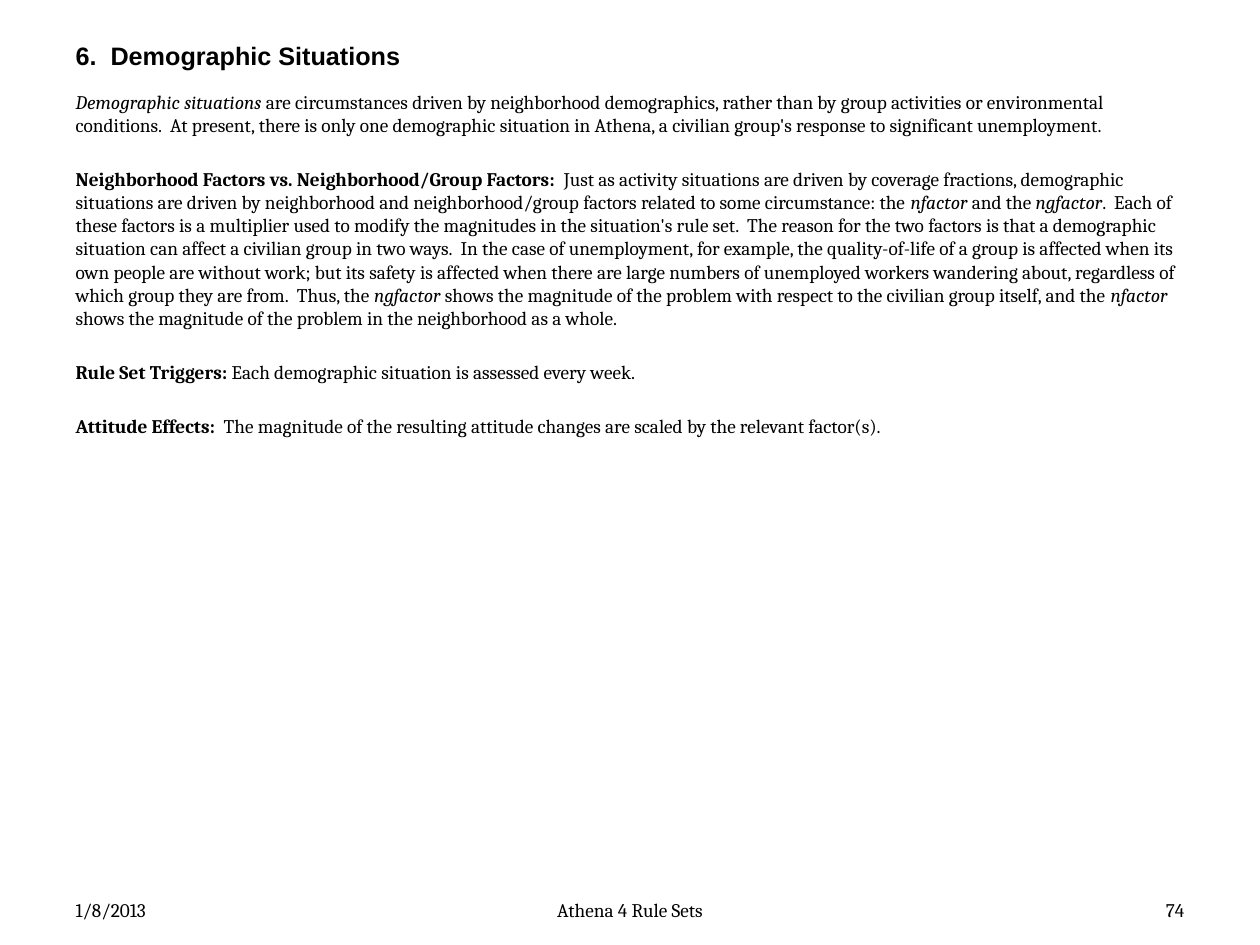
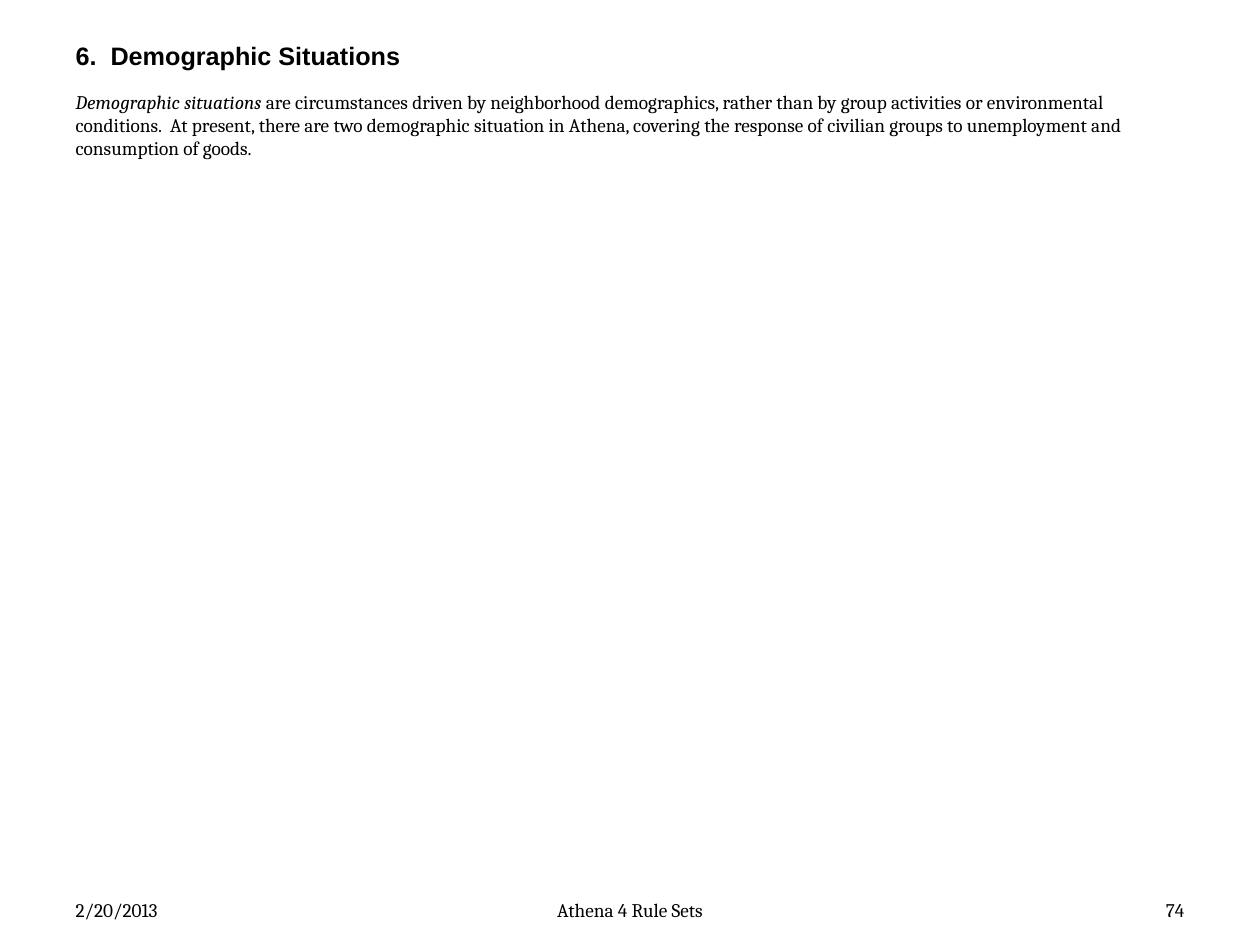
Before and after one commit to AthenaModel/athena-legacy, a slide deck: slide 74 of docs/dev/rules.pptx. Drawn at 1260x945 pixels with LibreOffice and Linux fonts; fonts in the diff are those of the drawing. Boxes give left, top, right and bottom in pixels: in the first picture for what was removed or moved away, otherwise in the second. Text is boxed around its words. In the diff, an @@ line names an element or a change of style, - is before the commit and + after.

Commit message:
Fixed Bug #{3889}
* Added the CONSUMP rule set to the rules document, and simplified the
  UNEMP rule set in the rules document.
* Updated [demog econstat] to compute employment, actual and expected
  levels of consumption, and the poverty fraction.
* Updated the Econ/Groups browser to display the ELOC, ALOC, RLOC, and
  poverty fraction; and removed the UPC and UAF because we won't be using
  them.
* Updated the description of the Econ/Groups browser in the on-line help.
* Added two new groups to the Elitia scenario: a subsistence agriculture
  group and an empty group, so as to test these special cases as a regular
  thing.

```diff
--- a/docs/dev/rules.pptx
+++ b/docs/dev/rules.pptx
@@ text at (76,95,1121,160): text changed @@
-Demographic situations are circumstances driven by neighborhood demographics, rather than by group activities or environmental conditions. At present, there is only one demographic situation in Athena, a civilian group's response to significant unemployment.
-Neighborhood Factors vs. Neighborhood/Group Factors: Just as activity situations are driven by coverage fractions, demographic situations are driven by neighborhood and neighborhood/group factors related to some circumstance: the nfactor and the ngfactor. Each of these factors is a multiplier used to modify the magnitudes in the situation's rule set. The reason for the two factors is that a demographic situation can affect a civilian group in two ways. In the case of unemployment, for example, the quality-of-life of a group is affected when its own people are without work; but its safety is affected when there are large numbers of unemployed workers wandering about, regardless of which group they are from. Thus, the ngfactor shows the magnitude of the problem with respect to the civilian group itself, and the nfactor shows the magnitude of the problem in the neighborhood as a whole.
-Rule Set Triggers: Each demographic situation is assessed every week.
-Attitude Effects: The magnitude of the resulting attitude changes are scaled by the relevant factor(s).
+Demographic situations are circumstances driven by neighborhood demographics, rather than by group activities or environmental conditions. At present, there are two demographic situation in Athena, covering the response of civilian groups to unemployment and consumption of goods.
@@ text at (76,903,158,920): text changed @@
-1/8/2013
+2/20/2013
```
Also in this commit, not shown: 80 other slides changed, 10 other files.
